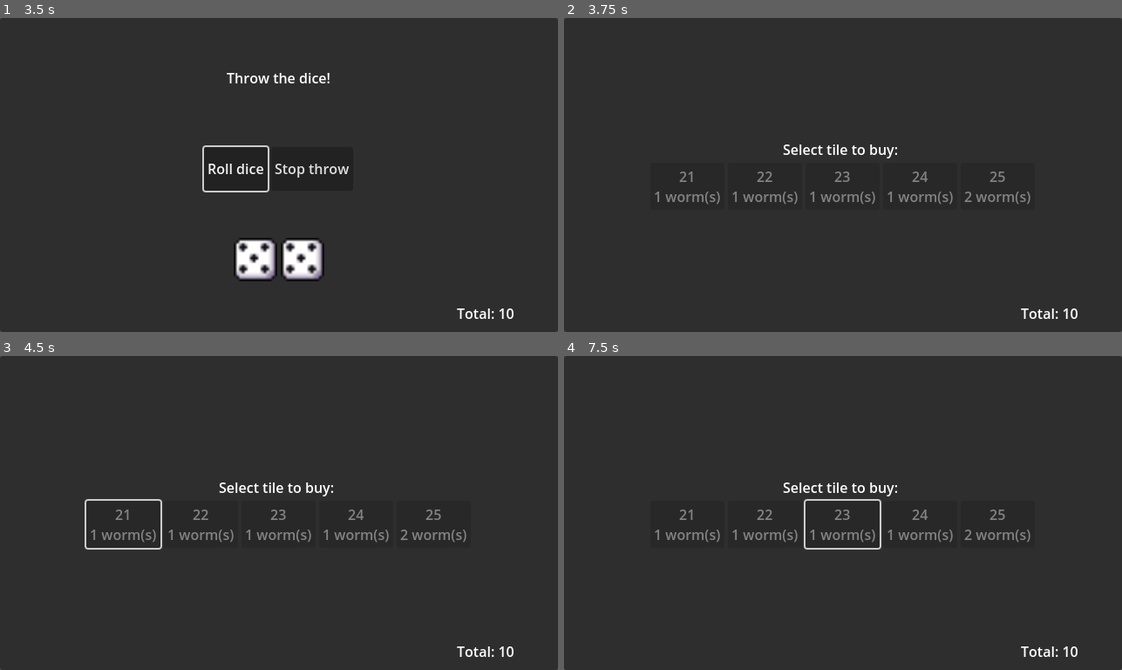
Above: before the commit, frames 1-4 (two rows, left to right).
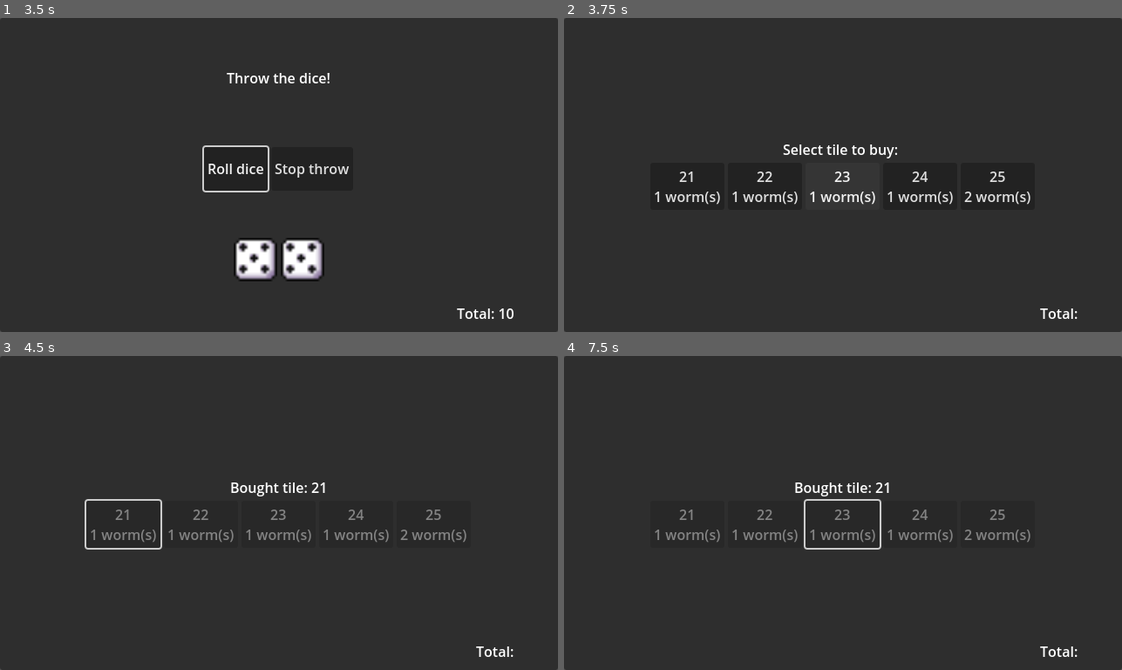
Above: after the commit, the same moments.

Repository: thannicko/Rainworms
Game: Godot game, scene res://Game.tscn
Two runs of this game, one before a commit and one after it. Both use one fixed random seed, a clock stepped at 60 frames per second and the inputs below.
Inputs (mouse positions are in pixels of both pictures, inside the frame that each line leads up to):
- Up to frame 1 (3.5 s): click "Roll dice" at 0.5 s; move the mouse to (401, 159) at 1.27 s; click (401, 159) at 1.42 s; tap A at 2, 2.75 s; move the mouse to (167, 190) at 2.02 s; click (167, 190) at 2.17 s; move the mouse to (334, 105) at 2.77 s; click (334, 105) at 2.92 s
- Up to frame 2 (3.75 s): click "Stop throw" at 3.5 s
- Up to frame 3 (4.5 s): click (122, 525) at 4.25 s, where only the run after the commit has a clickable "21 1 worm(s)"
- Up to frame 4 (7.5 s): tap Enter at 5, 6.5 s; move the mouse to (815, 575) at 5.02 s; click (815, 575) at 5.17 s; tap Space at 5.75, 7.25 s; move the mouse to (1010, 560) at 5.77 s; click (1010, 560) at 5.92 s; move the mouse to (675, 465) at 6.52 s; click (675, 465) at 6.67 s; move the mouse to (870, 513) at 7.27 s; click (870, 513) at 7.42 s

Frame 1 is identical in both runs. In frame 2, 1.2% of the frame differs, in the area x 16-93%, y 48-96%; in frame 3, 0.6%; in frame 4, 0.6%.

Commit message:
Split store to its own scene + reorder folders

Diff:
--- a/Game.tscn
+++ b/Game.tscn
@@ -2,12 +2,12 @@
 
 [ext_resource type="Texture2D" uid="uid://b4j6dlwlo8ti0" path="res://Assets/six sided die.png" id="1_jdr56"]
 [ext_resource type="Texture2D" uid="uid://ce63oontdi3a3" path="res://Assets/dice-six.png" id="2_cw40v"]
-[ext_resource type="Script" path="res://StateMachines/ThrowingState.gd" id="3_prpp6"]
-[ext_resource type="Script" path="res://StateMachines/InitialThrowState.gd" id="3_wt06b"]
-[ext_resource type="Script" path="res://StateMachines/KeepDiceState.gd" id="4_44m0x"]
-[ext_resource type="Script" path="res://StateMachines/TurnStateMachine.gd" id="4_wg6hm"]
-[ext_resource type="Script" path="res://StateMachines/WaitRethrowState.gd" id="5_a40jr"]
-[ext_resource type="Script" path="res://StateMachines/StopThrowState.gd" id="6_a506q"]
+[ext_resource type="Script" path="res://StateMachines/Turn/ThrowingState.gd" id="3_prpp6"]
+[ext_resource type="Script" path="res://StateMachines/Turn/InitialThrowState.gd" id="3_wt06b"]
+[ext_resource type="Script" path="res://StateMachines/Turn/KeepDiceState.gd" id="4_44m0x"]
+[ext_resource type="Script" path="res://StateMachines/Turn/TurnStateMachine.gd" id="4_wg6hm"]
+[ext_resource type="Script" path="res://StateMachines/Turn/WaitRethrowState.gd" id="5_a40jr"]
+[ext_resource type="Script" path="res://StateMachines/Turn/StopThrowState.gd" id="6_a506q"]
 
 [sub_resource type="AtlasTexture" id="AtlasTexture_eq1d3"]
 atlas = ExtResource("1_jdr56")
@@ -63,9 +63,8 @@
 layout_mode = 3
 anchors_preset = 0
 
-[node name="TurnStateMachine" type="Node" parent="." node_paths=PackedStringArray("initial_state")]
+[node name="TurnStateMachine" type="Node" parent="."]
 script = ExtResource("4_wg6hm")
-initial_state = NodePath("InitialThrowState")
 
 [node name="InitialThrowState" type="Node" parent="TurnStateMachine" node_paths=PackedStringArray("throw_dice_button", "stop_throw_button", "throw_dice_container", "keep_dice_container", "total_label", "prompt_label")]
 script = ExtResource("3_wt06b")
@@ -98,13 +97,10 @@
 total_label = NodePath("../../Background/MarginContainer/TotalLabel")
 prompt_label = NodePath("../../Background/MainDiceContainer/PromptLabel")
 
-[node name="StopThrowState" type="Node" parent="TurnStateMachine" node_paths=PackedStringArray("dice_container", "buy_container", "tile_container", "dice_prompt_label", "buy_prompt_label")]
+[node name="StopThrowState" type="Node" parent="TurnStateMachine" node_paths=PackedStringArray("dice_container", "prompt_label")]
 script = ExtResource("6_a506q")
 dice_container = NodePath("../../Background/MainDiceContainer")
-buy_container = NodePath("../../Background/BuyingContainer")
-tile_container = NodePath("../../Background/BuyingContainer/TileContainer")
-dice_prompt_label = NodePath("../../Background/MainDiceContainer/PromptLabel")
-buy_prompt_label = NodePath("../../Background/BuyingContainer/PromptLabel")
+prompt_label = NodePath("../../Background/MainDiceContainer/PromptLabel")
 
 [node name="Background" type="Panel" parent="."]
 layout_mode = 0
@@ -220,18 +216,3 @@
 layout_mode = 2
 texture = ExtResource("2_cw40v")
 expand_mode = 3
-
-[node name="BuyingContainer" type="VBoxContainer" parent="Background"]
-visible = false
-offset_right = 640.0
-offset_bottom = 360.0
-alignment = 1
-
-[node name="PromptLabel" type="Label" parent="Background/BuyingContainer"]
-layout_mode = 2
-text = "Select a tile to buy:"
-horizontal_alignment = 1
-
-[node name="TileContainer" type="HBoxContainer" parent="Background/BuyingContainer"]
-layout_mode = 2
-alignment = 1
--- a/BaseStateMachine/StateMachine.gd
+++ b/StateMachines/Base/StateMachine.gd
@@ -1,12 +1,11 @@
 class_name  StateMachine extends Node
-
-@export var initial_state: State
 
 var _current_state: State
 
 func _ready():
 	for state in get_children():
 		(state as State)._state_machine = self
+	var initial_state := get_children()[0]
 	_change_to_state(initial_state.name)
 
 func handle_input(_event: InputEvent) -> void:
--- a/StateMachines/StopThrowState.gd
+++ /dev/null
@@ -1,41 +0,0 @@
-class_name StopThrowState extends State
-
-@export var dice_container: Container
-@export var buy_container: Container
-@export var tile_container: Container
-@export var dice_prompt_label: Label
-@export var buy_prompt_label: Label
-
-var _invalid_thrown: bool
-var _deck: TileDeck
-
-func enter(data := {}) -> void:
-	_invalid_thrown = data["invalid_thrown"]
-	_deck = (self._state_machine as TurnStateMachine)._deck
-	dice_prompt_label.text = "Stopped throwing"
-	if (_invalid_thrown):
-		dice_prompt_label.text += " with an invalid throw"
-	else:
-		dice_container.hide()
-		_offer_buy()
-
-func _offer_buy() -> void:
-	buy_prompt_label.text = "Select tile to buy: "
-	buy_container.show()
-	for tile in _deck.tiles:
-		var button := Button.new()
-		button.text = str(tile.cost) + "\n" + str(tile.worm) + " worm(s)"
-		button.custom_minimum_size.y = 50
-		button.disabled = not _is_tile_affordable(tile)
-		if (_is_tile_affordable(tile)):
-			button.button_down.connect(_tile_bought.bind(tile, button))
-		tile_container.add_child(button)
-
-func _tile_bought(tile: WormTile, button: Button) -> void:
-	for option in tile_container.get_children():
-		option.disabled = true
-	(self._state_machine as TurnStateMachine)._current_points = 0
-	buy_prompt_label.text = "Bought tile: " + str(tile.cost)
-
-func _is_tile_affordable(tile: WormTile) -> bool:
-	return tile.cost <= (self._state_machine as TurnStateMachine)._current_points
--- /dev/null
+++ b/StateMachines/Turn/StopThrowState.gd
@@ -0,0 +1,16 @@
+class_name StopThrowState extends State
+
+@export var dice_container: Container
+@export var prompt_label: Label
+const BuyingScene: String = "res://TileStore.tscn"
+
+var _invalid_thrown: bool
+
+func enter(data := {}) -> void:
+	_invalid_thrown = data["invalid_thrown"]
+	prompt_label.text = "Stopped throwing"
+	if (_invalid_thrown):
+		prompt_label.text += " with an invalid throw"
+	else:
+		dice_container.hide()
+		get_tree().change_scene_to_file(BuyingScene)
--- a/StateMachines/TurnStateMachine.gd
+++ b/StateMachines/Turn/TurnStateMachine.gd
@@ -14,5 +14,3 @@
 	5: "res://Assets/dice-five.png",
 	6: "res://Assets/worm.png"
 }
-
-var _deck: TileDeck = load("res://Deck.tres") as TileDeck
--- /dev/null
+++ b/TileStore.gd
@@ -0,0 +1,27 @@
+extends Control
+
+@export var prompt_label: Label
+@export var tile_container: Container
+@export var total_label: Label
+
+var _deck: TileDeck = load("res://Deck.tres")
+
+func _ready() -> void:
+	prompt_label.text = "Select tile to buy: "
+	for tile in _deck.tiles:
+		var button := Button.new()
+		button.text = str(tile.cost) + "\n" + str(tile.worm) + " worm(s)"
+		button.custom_minimum_size.y = 50
+		button.disabled = not _is_tile_affordable(tile)
+		if (_is_tile_affordable(tile)):
+			button.button_down.connect(_tile_bought.bind(tile))
+		tile_container.add_child(button)
+
+func _tile_bought(tile: WormTile) -> void:
+	for option in tile_container.get_children():
+		option.disabled = true
+	prompt_label.text = "Bought tile: " + str(tile.cost)
+
+func _is_tile_affordable(tile: WormTile) -> bool:
+	#TODO
+	return true
--- /dev/null
+++ b/TileStore.tscn
@@ -0,0 +1,51 @@
+[gd_scene load_steps=2 format=3 uid="uid://cjktffiqp51c6"]
+
+[ext_resource type="Script" path="res://TileStore.gd" id="1_k7shg"]
+
+[node name="TileStore" type="Control" node_paths=PackedStringArray("prompt_label", "tile_container", "total_label")]
+layout_mode = 3
+anchors_preset = 0
+script = ExtResource("1_k7shg")
+prompt_label = NodePath("Background/BuyingContainer/PromptLabel")
+tile_container = NodePath("Background/BuyingContainer/TileContainer")
+total_label = NodePath("Background/MarginContainer/TotalLabel")
+
+[node name="Background" type="Panel" parent="."]
+layout_mode = 0
+offset_right = 640.0
+offset_bottom = 360.0
+
+[node name="MarginContainer" type="MarginContainer" parent="Background"]
+layout_mode = 1
+anchors_preset = 3
+anchor_left = 1.0
+anchor_top = 1.0
+anchor_right = 1.0
+anchor_bottom = 1.0
+offset_left = -94.0
+offset_top = -33.0
+grow_horizontal = 0
+grow_vertical = 0
+theme_override_constants/margin_right = 50
+theme_override_constants/margin_bottom = 10
+
+[node name="TotalLabel" type="Label" parent="Background/MarginContainer"]
+layout_mode = 2
+size_flags_horizontal = 0
+size_flags_vertical = 1
+text = "Total:"
+
+[node name="BuyingContainer" type="VBoxContainer" parent="Background"]
+layout_mode = 0
+offset_right = 640.0
+offset_bottom = 360.0
+alignment = 1
+
+[node name="PromptLabel" type="Label" parent="Background/BuyingContainer"]
+layout_mode = 2
+text = "Select a tile to buy:"
+horizontal_alignment = 1
+
+[node name="TileContainer" type="HBoxContainer" parent="Background/BuyingContainer"]
+layout_mode = 2
+alignment = 1
Renamed: BaseStateMachine/State.gd -> StateMachines/Base/State.gd
Renamed: StateMachines/InitialThrowState.gd -> StateMachines/Turn/InitialThrowState.gd
Renamed: StateMachines/KeepDiceState.gd -> StateMachines/Turn/KeepDiceState.gd
Renamed: StateMachines/ThrowingState.gd -> StateMachines/Turn/ThrowingState.gd
Renamed: StateMachines/WaitRethrowState.gd -> StateMachines/Turn/WaitRethrowState.gd
